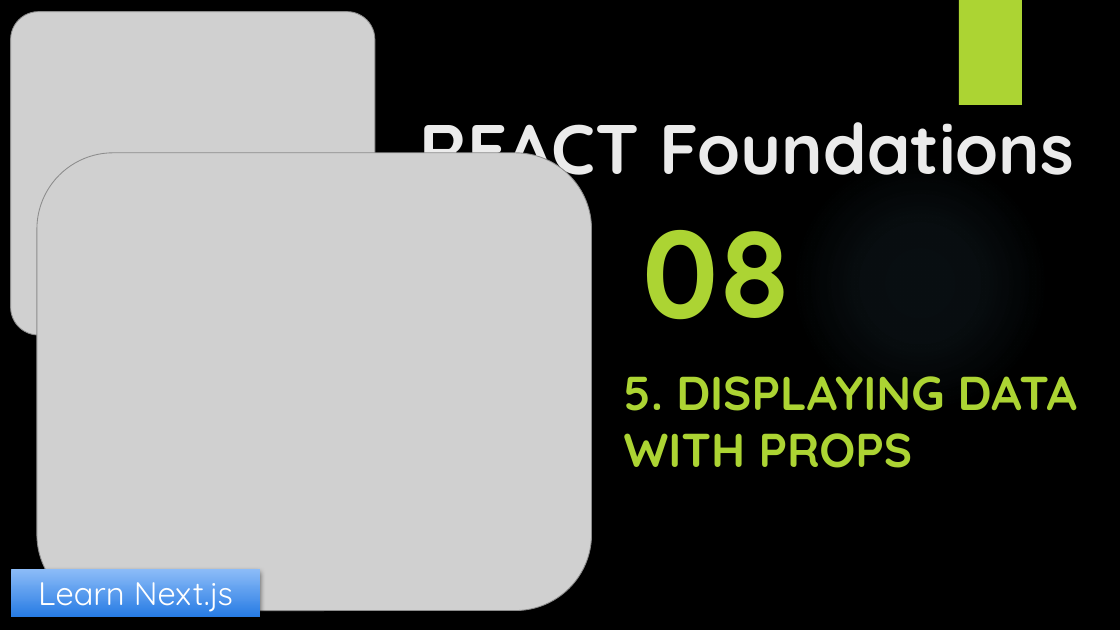
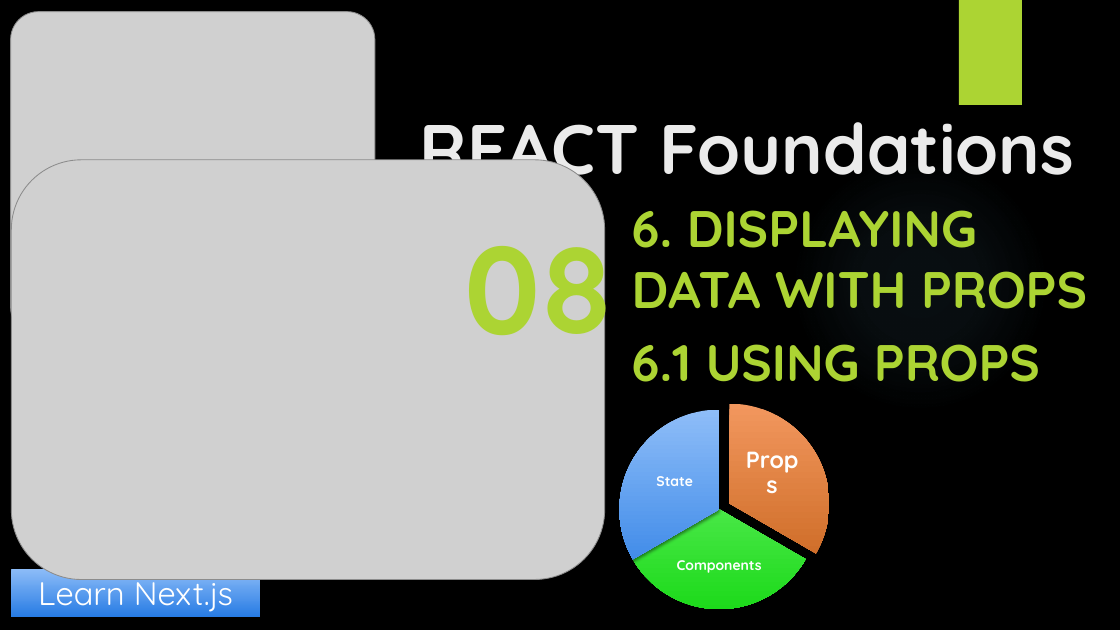
Before and after one commit to yasenstar/learn_javascript, a slide deck: slide 9 of learn_nextjs/1_React-Foundation/React_Foundations.pptx. Drawn at 1120x630 pixels with LibreOffice and Linux fonts; fonts in the diff are those of the drawing; grey boxes stand for pictures; background and template pictures are left out. Boxes give left, top, right and bottom in pixels: in the first picture for what was removed or moved away, otherwise in the second. Text is boxed around its words. In the diff, an @@ line names an element or a change of style, - is before the commit and + after.

```diff
--- a/learn_nextjs/1_React-Foundation/React_Foundations.pptx
+++ b/learn_nextjs/1_React-Foundation/React_Foundations.pptx
@@ picture: place and size @@
-picture at [37, 153, 592, 611]
+picture at [11, 160, 604, 580]
@@ text "08" rewrapped from [642, 230, 791, 320] to [465, 206, 614, 366] @@
@@ subtitle at [632, 210, 1040, 382]: text changed; size 40.7 to 44 pt @@
-5. DISPLAYING DATA WITH PROPS
+6. DISPLAYING DATA WITH PROPS
+6.1 USING PROPS
@@ group added at [619, 271, 1087, 610]: 3 pie slice (boxed as its full ellipse)s, 3 texts @@
+Props
+Components
+State
```
Also in this commit, not shown: 4 other slides changed, 2 slides added, 18 other files.
